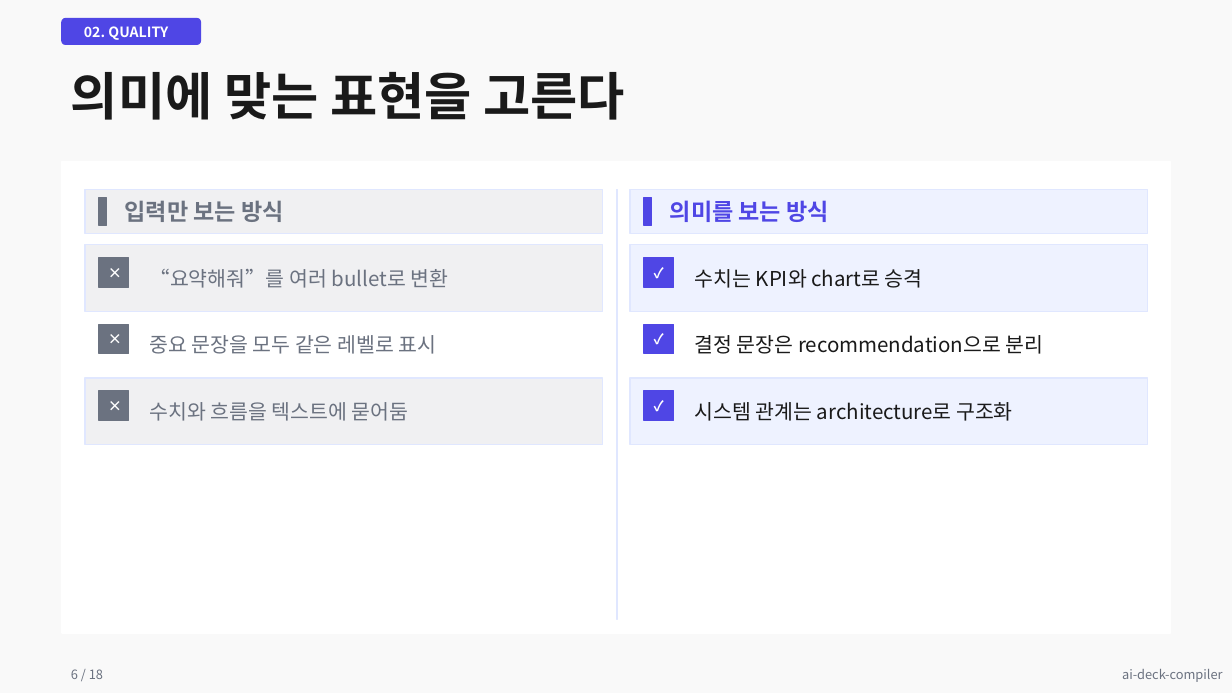
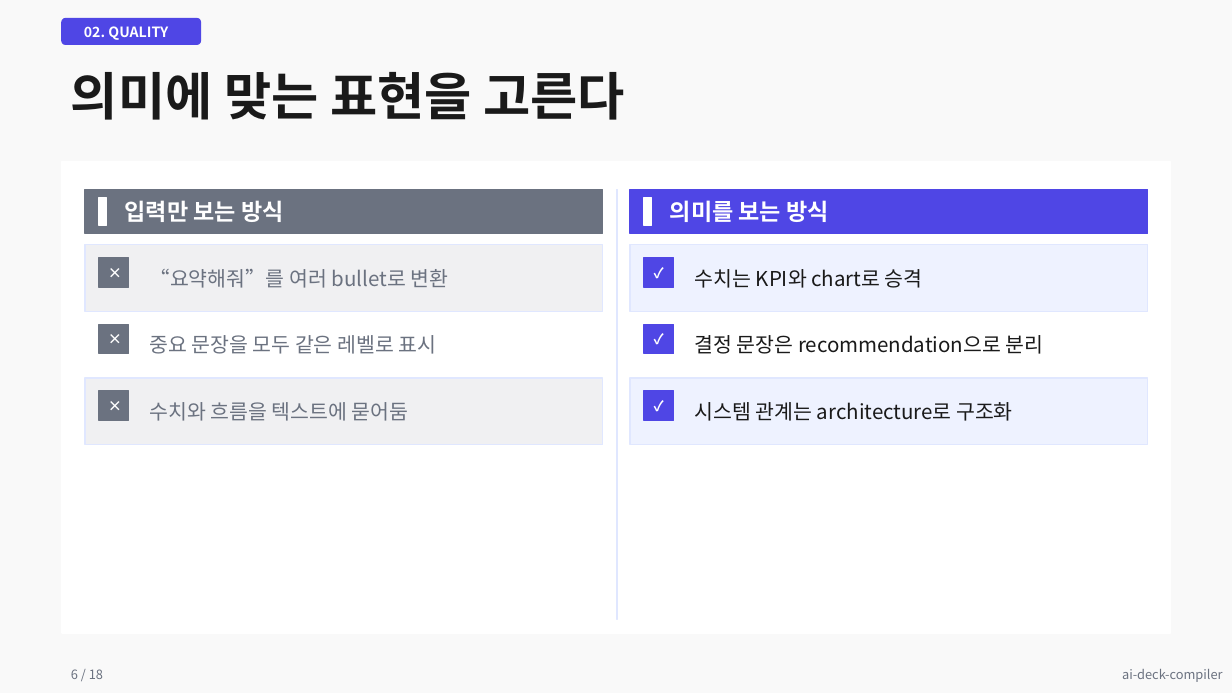
Before and after one commit to kyungseo/ai-deck-compiler, a slide deck: slide 6 of examples/results/showcase-modern-light.pptx. Drawn at 1232x693 pixels with LibreOffice and Linux fonts; fonts in the diff are those of the drawing. Boxes give left, top, right and bottom in pixels: in the first picture for what was removed or moved away, otherwise in the second. Text is boxed around its words. In the diff, an @@ line names an element or a change of style, - is before the commit and + after.

```diff
--- a/examples/results/showcase-modern-light.pptx
+++ b/examples/results/showcase-modern-light.pptx
@@ rectangle at box(85, 189, 603, 234): fill #F0F0F2 to #6B7280; outline #E0E7FF 1 pt to #6B7280 1 pt @@
@@ rectangle at box(99, 198, 106, 226): fill #6B7280 to #FFFFFF; outline #6B7280 1 pt to #FFFFFF 1 pt @@
@@ text "입력만 보는 방식" at box(125, 200, 284, 222): text colour #6B7280 to #FFFFFF @@
@@ rectangle at box(630, 189, 1148, 234): fill #EEF2FF to #4F46E5; outline #E0E7FF 1 pt to #4F46E5 1 pt @@
@@ rectangle at box(644, 198, 652, 226): fill #4F46E5 to #FFFFFF; outline #4F46E5 1 pt to #FFFFFF 1 pt @@
@@ text "의미를 보는 방식" at box(670, 200, 829, 222): text colour #4F46E5 to #FFFFFF @@
```
Also in this commit, not shown: 9 other files.
